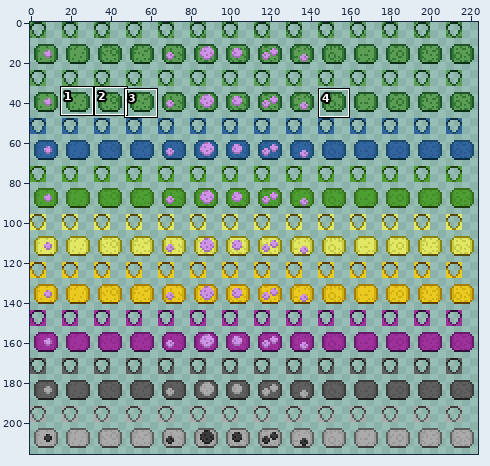
Sprite sheet -- tiles/materials/v-toxicfungus.png. Above, an overview of the earlier version with the close-up marked.
Close-up. Before:
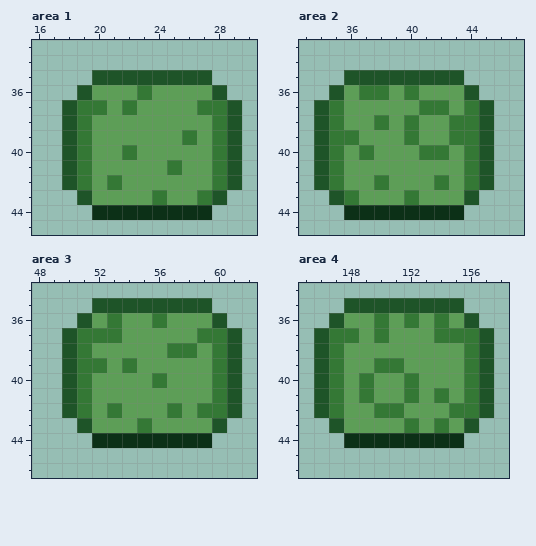
The file is 224x216 pixels. Colours within 5 levels of each other are drawn and written as one. Shown: area 1: x 16..30, y 33..45; area 2: x 33..47, y 33..45; area 3: x 48..62, y 34..46; area 4: x 145..158, y 34..46. The commit also changed other parts of the picture, which this record leaves out.
The result:
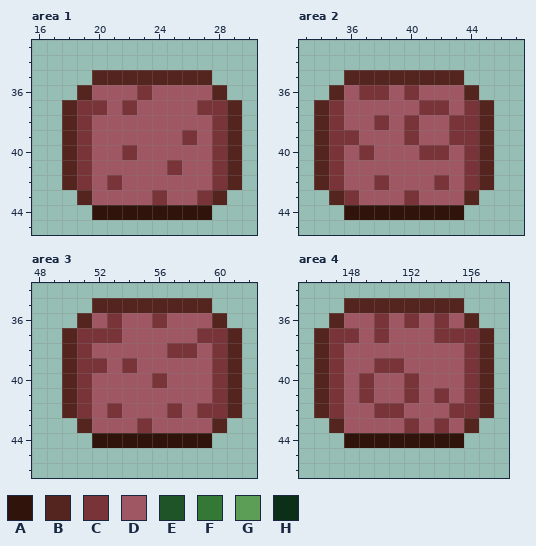
Palette (. is transparent): A #30140c  B #54241e  C #783439  D #9e5763  E #1e5428  F #347835  G #5d9e57  H #0c3017
From old to new:
Changed rows in their new state; - is an unchanged pixel.
Area 1:
first column x 18:
35 --BBBBBBBB--
36 -BDDDCDDDDB-
37 BCCDCDDDDCCB
38 BCDDDDDDDDCB
39 BCDDDDDDCDCB
40 BCDDCDDDDDCB
41 BCDDDDDCDDCB
42 BCDCDDDDDDCB
43 -BDDDDCDDCB-
44 --AAAAAAAA--
Area 2:
first column x 34:
35 --BBBBBBBB--
36 -BDCCDCDDDB-
37 BCDDDDDCCDCB
38 BCDDCDCDDCCB
39 BCCDDDCDDCCB
40 BCDCDDDCCDCB
41 BCDDDDDDDDCB
42 BCDDCDDDCDCB
43 -BCDDDCDDDB-
44 --AAAAAAAA--
Area 3:
first column x 50:
35 --BBBBBBBB--
36 -BDCDDCDDDB-
37 BCCCDDDDDCCB
38 BCDDDDDCCDCB
39 BCCDCDDDDDCB
40 BCDDDDCDDDCB
41 BCDDDDDDDDCB
42 BCDCDDDCDCCB
43 -BDDDCDDDDB-
44 --AAAAAAAA--
Area 4:
first column x 146:
35 --BBBBBBBB--
36 -BDDCDCDCDB-
37 BCCDCDDDCCCB
38 BCDDDDDDDDCB
39 BCDDCCDDDDCB
40 BCDCDDCDDDCB
41 BCDCDDCDCDCB
42 BCDDCCDDDCCB
43 -BDDDDCDCDB-
44 --AAAAAAAA--
